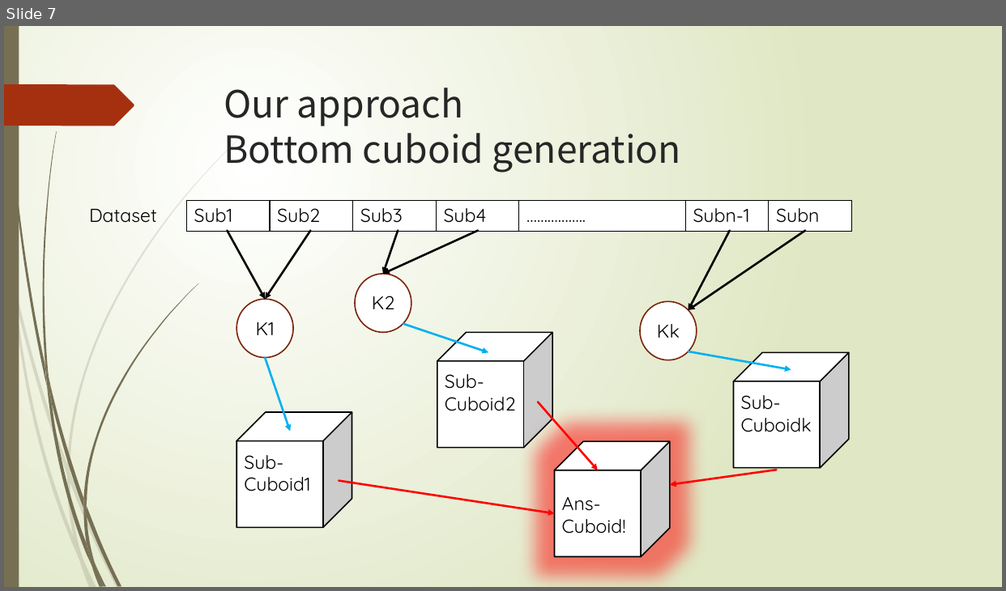
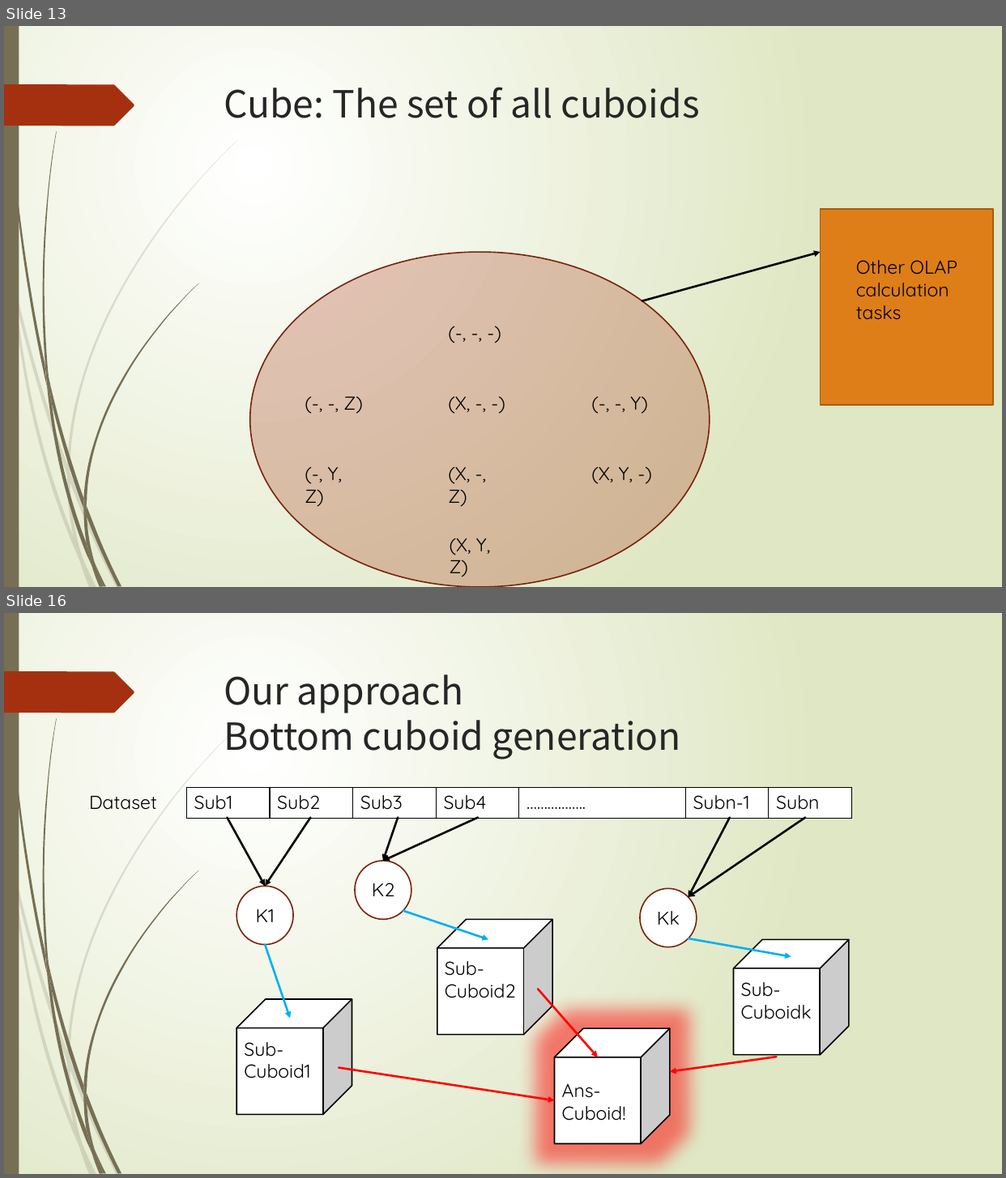
Before and after one commit to thoh-testarossa/Mirage-docs, a slide deck: thoh/gradurate_thesis/答辩.pptx. Shown one above the other, each under a label of ours: slide 7 before the commit, slides 13 and 16 after it; the slides between them are not shown. The pictures are 1006x591 and 1006x1178 pixels, drawn with LibreOffice and Linux fonts; fonts in the diff are those of the drawing. Boxes give left, top, right and bottom in pixels: in the first picture for what was removed or moved away, otherwise in the second. Text is boxed around its words. In the diff, an @@ line names an element or a change of style, - is before the commit and + after.

```diff
--- a/thoh/gradurate_thesis/答辩.pptx
+++ b/thoh/gradurate_thesis/答辩.pptx
@@ slide 13 added at <box>4,26,1002,587</box>, background gradient #FFFFFF to #DFE8C4; not listed: 24 template elements that a slide beside it also shows @@
@@ title added at <box>224,87,700,118</box>, 36 pt, text #262626 @@
+Cube: The set of all cuboids
@@ rectangle added at <box>820,209,994,406</box>, fill #DE7E18, outline #A45D12 1.25 pt @@
@@ ellipse added at <box>250,252,710,587</box>, fill #A53010 at 27% opacity, outline #7A240C 1.25 pt @@
@@ arrow added from (642, 301) to (820, 252), #000000 2 pt @@
@@ text added at <box>856,260,957,320</box>, 18 pt, text #000000 @@
+Other OLAP calculation tasks
@@ text added at <box>441,318,517,348</box>, 18 pt, text #000000 @@
+(-, -, -)
@@ text added at <box>343,396,363,414</box>, 18 pt, text #000000 @@
+(-, -, Z)
@@ text added at <box>448,396,470,414</box>, 18 pt, text #000000 @@
+(X, -, -)
@@ text added at <box>630,396,648,414</box>, 18 pt, text #000000 @@
+(-, -, Y)
@@ text added at <box>305,467,342,507</box>, 18 pt, text #000000 @@
+(-, Y, Z)
@@ text added at <box>448,467,470,507</box>, 18 pt, text #000000 @@
+(X, -, Z)
@@ text added at <box>591,467,633,484</box>, 18 pt, text #000000 @@
+(X, Y, -)
@@ text added at <box>450,539,490,578</box>, 18 pt, text #000000 @@
+(X, Y, Z)
@@ what was slide 7 is now slide 16 @@
```
Also in this commit, not shown: 6 slides changed, 12 other slides added, 3 slides removed, 16 other files.
